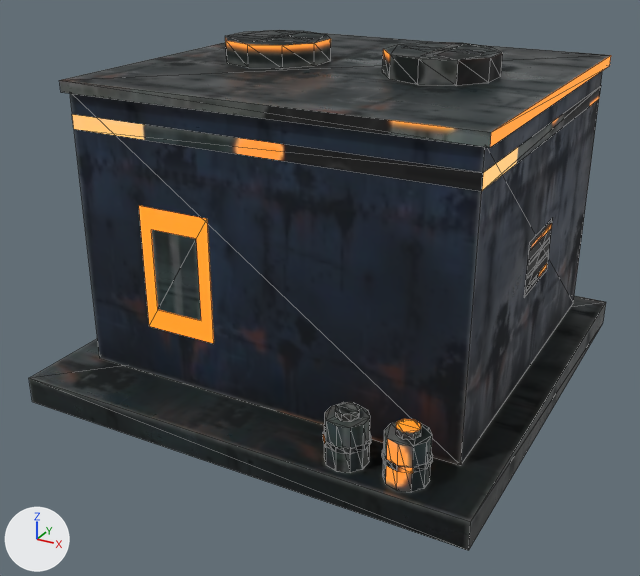
An edit to the glTF model game/world/models/drive_works.glb, drawn before and after from the same camera.
Before and after are seen from a camera (50 mm lens) standing at (0.719, -1.399, 0.844) and looking at (-0.011, -0.072, 0.181). The axes (+X, +Y, +Z) are drawn at lower left. The lights are the same throughout. The older version comes first. Mesh edges are drawn as thin lines. Where no turn or scale is listed for an object, it has been applied to the vertices. Vertices at exactly the same position are counted once.

In view in the first picture: 'te_drive_works'.
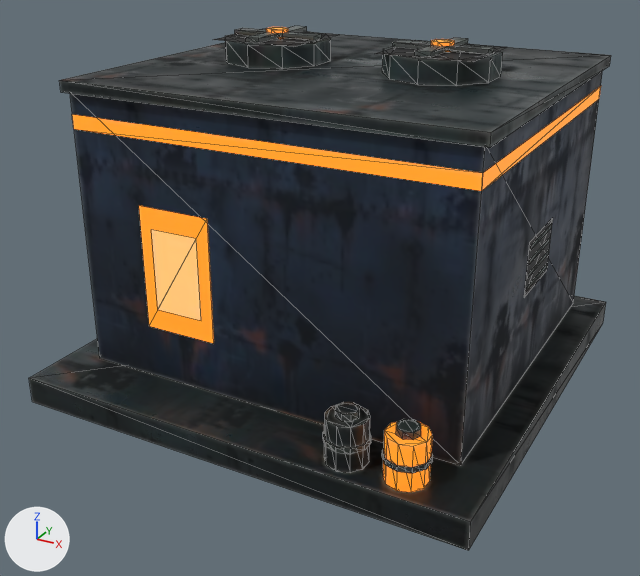
What differs and where, as boxes [x1, y1, x2, y2] in the pictures (640 x 576 px; the box of a moved part takes in the faces that stretch with it):
'te_drive_works', reshaped
    before: [29, 30, 611, 551]
    after: [29, 31, 611, 551]
'move_fan_2', added
    after: [393, 37, 494, 57]
'move_fan_1', added
    after: [235, 26, 322, 43]
part 1 of me_te_drive_works, deleted
    before: [403, 46, 484, 54]
part 2 of me_te_drive_works, deleted
    before: [244, 34, 311, 40]
part 3 of me_te_drive_works, deleted
    before: [422, 44, 461, 56]
part 4 of me_te_drive_works, deleted
    before: [254, 32, 300, 42]
part 5 of me_te_drive_works, built on
    before: [400, 43, 501, 60]
    after: [213, 32, 506, 62]
part 6 of me_te_drive_works, moved or reshaped
    both: [323, 405, 432, 447]
part 7 of me_te_drive_works, surface changed
    both: [59, 39, 611, 492]

The change, as a diff of the scene's bpy script:
```diff
--- a/game/world/models/drive_works.glb.py
+++ b/game/world/models/drive_works.glb.py
@@ me_te_drive_works @@
 # used by ob_te_drive_works; location = (0.0, 0.0, 0.0)
-me_te_drive_works.from_pydata(...)  # 228 vertices, 334 faces; spans x -0.42..0.42, y -0.42..0.42, z 0.0..0.611
+me_te_drive_works.from_pydata(...)  # 220 vertices, 330 faces; spans x -0.42..0.42, y -0.42..0.42, z 0.0..0.61
+# me_te_drive_works part 1: the loose piece of 4 vertices spanning x 0.092..0.232, y 0.03..0.05, z 0.611 is deleted
+# me_te_drive_works part 2: the loose piece of 4 vertices spanning x -0.232..-0.092, y 0.03..0.05, z 0.611 is deleted
+# me_te_drive_works part 3: the loose piece of 4 vertices spanning x 0.152..0.172, y -0.03..0.11, z 0.611 is deleted
+# me_te_drive_works part 4: the loose piece of 4 vertices spanning x -0.172..-0.152, y -0.03..0.11, z 0.611 is deleted
+# me_te_drive_works part 5
+# 5 faces are deleted
+# 8 vertices are added at x -0.247..0.247, y -0.045..0.125, z 0.61
+# 9 new faces join them
+# me_te_drive_works part 6
+# 34 faces are deleted
+# 34 new faces join them
+# me_te_drive_works part 7: 205 kept faces spanning x -0.37..0.37, y -0.407..0.39, z 0.05..0.61 get new texture (UV) coordinates
 me_te_drive_works.materials.append(mat_te_drive_works)
@@ me_move_fan_2 @@
+me_move_fan_2.from_pydata(...)  # a box spanning x -0.085..0.085, y -0.014..0.014, z 0.002..0.01; a box spanning x -0.014..0.014, y -0.085..0.085, z 0.002..0.01; a 6-sided cylinder along z spanning x -0.017..0.017, y -0.02..0.02, z 0.0..0.016
+me_move_fan_2.materials.append(mat_te_drive_works)
@@ me_move_fan_1 @@
+me_move_fan_1.from_pydata(...)  # a box spanning x -0.085..0.085, y -0.014..0.014, z 0.002..0.01; a box spanning x -0.014..0.014, y -0.085..0.085, z 0.002..0.01; a 6-sided cylinder along z spanning x -0.017..0.017, y -0.02..0.02, z 0.0..0.016
+me_move_fan_1.materials.append(mat_te_drive_works)
@@ ob_move_fan_2 @@
+ob_move_fan_2 = bpy.data.objects.new('move_fan_2', me_move_fan_2)
+ob_move_fan_2.location = (0.162, 0.04, 0.61)
@@ ob_move_fan_1 @@
+ob_move_fan_1 = bpy.data.objects.new('move_fan_1', me_move_fan_1)
+ob_move_fan_1.location = (-0.162, 0.04, 0.61)
```
